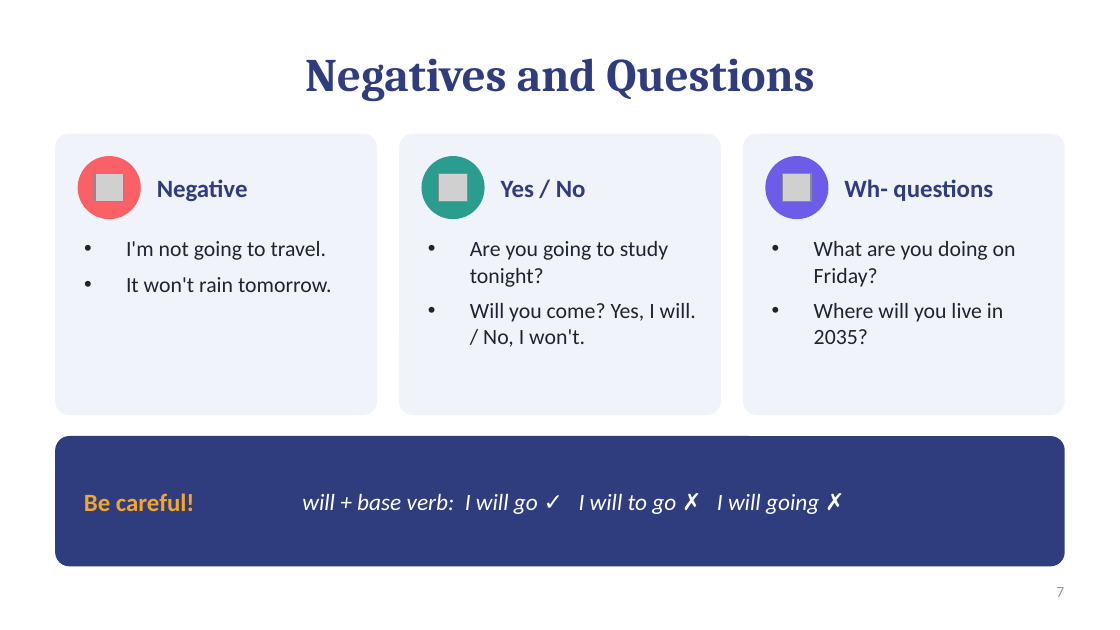
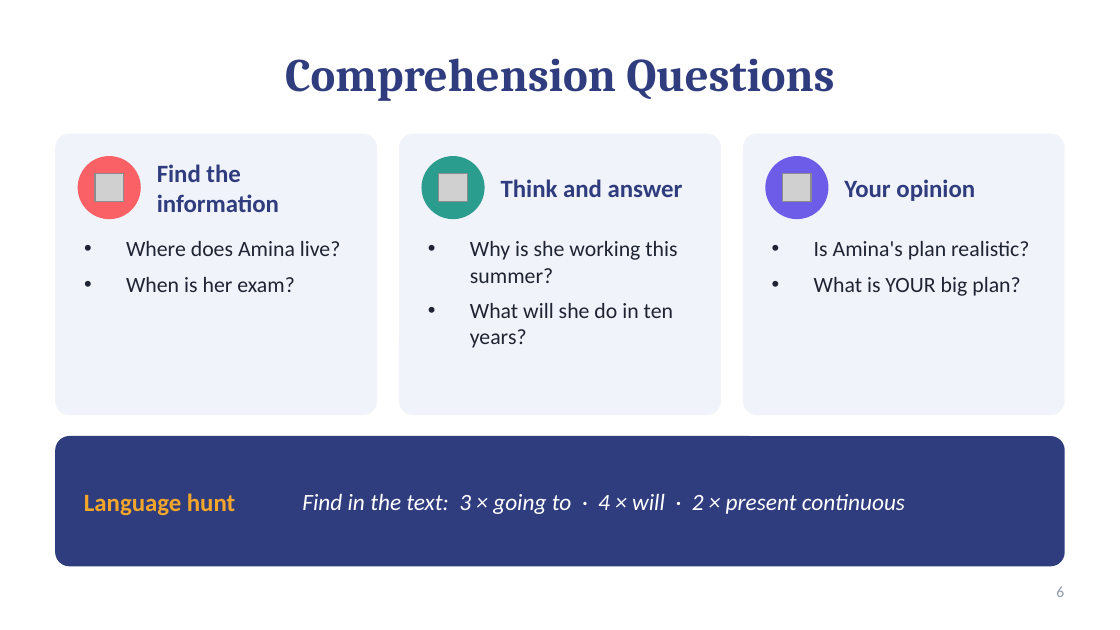
Before and after one commit to moundhermghezzi321-oss/leafgraud, a slide deck: slide 6 of Lesson5_Plans_and_Dreams.pptx (slide 7 before the commit). Drawn at 1120x630 pixels with LibreOffice and Linux fonts; fonts in the diff are those of the drawing; grey boxes stand for pictures. Boxes give left, top, right and bottom in pixels: in the first picture for what was removed or moved away, otherwise in the second. Text is boxed around its words. In the diff, an @@ line names an element or a change of style, - is before the commit and + after.

```diff
--- a/Lesson5_Plans_and_Dreams.pptx
+++ b/Lesson5_Plans_and_Dreams.pptx
@@ title at <box>285,58,834,101</box>: text changed @@
-Negatives and Questions
+Comprehension Questions
@@ text at <box>157,164,279,212</box>: text changed @@
-Negative
+Find the information
@@ text at <box>501,179,683,197</box>: text changed @@
-Yes / No
+Think and answer
@@ text at <box>844,179,975,201</box>: text changed @@
-Wh- questions
+Your opinion
@@ text at <box>126,241,341,292</box>: text changed @@
-• I'm not going to travel.
-• It won't rain tomorrow.
+• Where does Amina live?
+• When is her exam?
@@ text at <box>470,241,677,348</box>: text changed @@
-• Are you going to study tonight?
-• Will you come? Yes, I will. / No, I won't.
+• Why is she working this summer?
+• What will she do in ten years?
@@ text at <box>814,241,1029,296</box>: text changed @@
-• What are you doing on Friday?
-• Where will you live in 2035?
+• Is Amina's plan realistic?
+• What is YOUR big plan?
@@ text at <box>84,493,235,515</box>: text changed @@
-Be careful!
+Language hunt
@@ text at <box>302,494,905,514</box>: text changed @@
-will + base verb: I will go ✓ I will to go ✗ I will going ✗
+Find in the text: 3 × going to · 4 × will · 2 × present continuous
@@ page number at <box>1056,586,1064,597</box>: text changed @@
-7
+6
```
Also in this commit, not shown: 10 other slides changed, 7 slides added, 6 slides removed.
